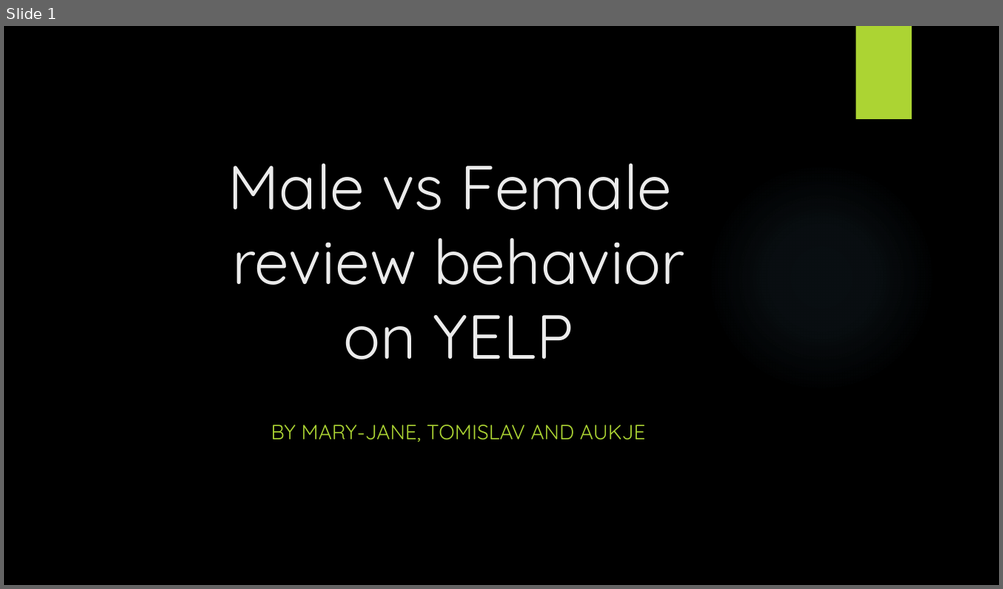
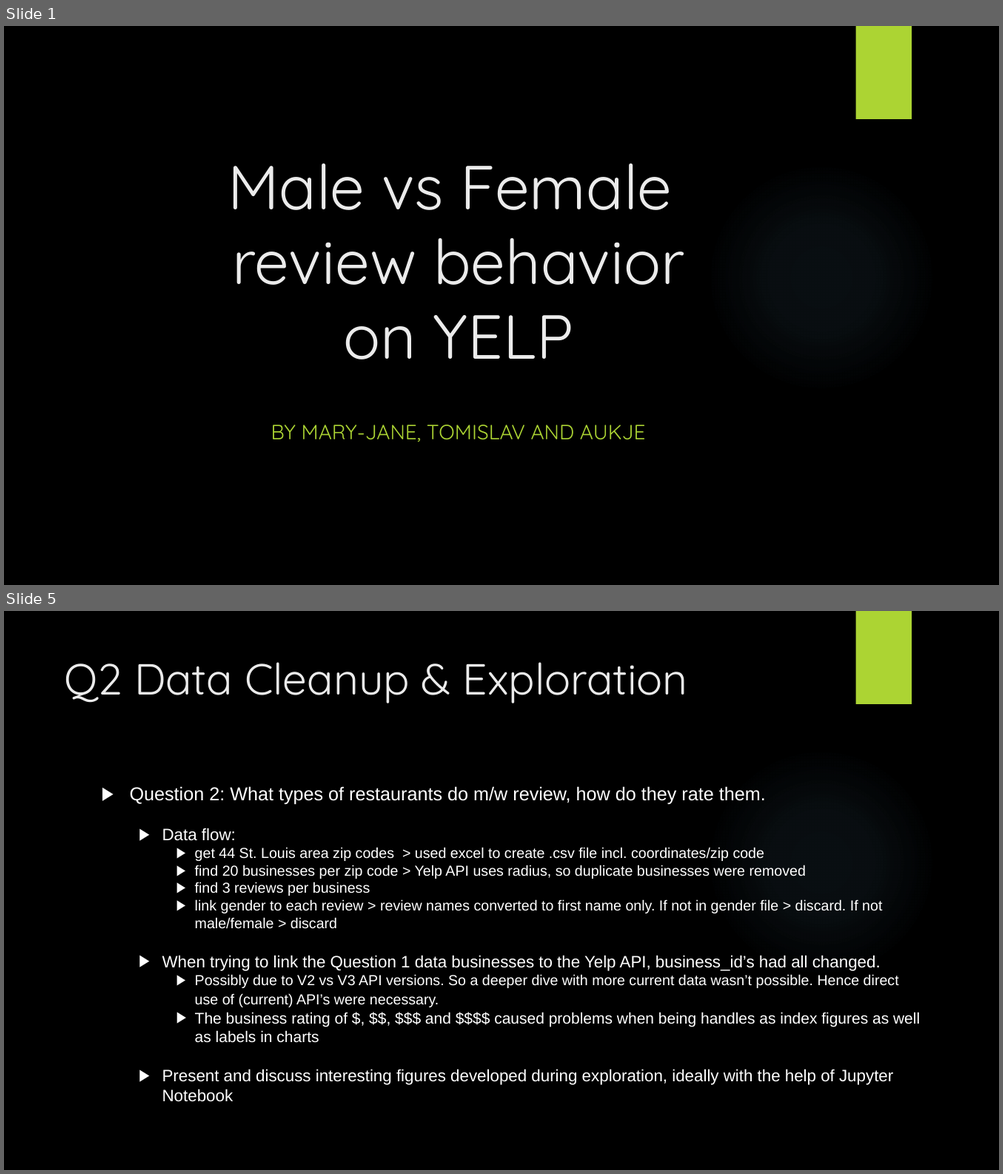
Before and after one commit to DutchDS/Project-1, a slide deck: Presentation.pptx. Shown one above the other, each under a label of ours: slide 1 before the commit, slides 1 and 5 after it; the slides between them are not shown. The pictures are 1003x589 and 1003x1174 pixels, drawn with LibreOffice and Linux fonts; fonts in the diff are those of the drawing; background and template pictures are left out. Boxes give left, top, right and bottom in pixels: in the first picture for what was removed or moved away, otherwise in the second. Text is boxed around its words. In the diff, an @@ line names an element or a change of style, - is before the commit and + after.

```diff
--- a/Presentation.pptx
+++ b/Presentation.pptx
@@ slide 5 added at (4, 611, 999, 1170), background picture (left out); not listed: 2 template elements that a slide beside it also shows @@
@@ title added at (64, 662, 688, 703), 42 pt, text #EBEBEB @@
+Q2 Data Cleanup & Exploration
@@ text added at (130, 786, 919, 1102), 14 pt, text #FFFFFF @@
+▶ Question 2: What types of restaurants do m/w review, how do they rate them.
+  ▶ Data flow:
+    ▶ get 44 St. Louis area zip codes > used excel to create .csv file incl. coordinates/zip code
+    ▶ find 20 businesses per zip code > Yelp API uses radius, so duplicate businesses were removed
+    ▶ find 3 reviews per business
+    ▶ link gender to each review > review names converted to first name only. If not in gender file > discard. If not male/female > discard
+  ▶ When trying to link the Question 1 data businesses to the Yelp API, business_id’s had all changed.
+    ▶ Possibly due to V2 vs V3 API versions. So a deeper dive with more current data wasn’t possible. Hence direct use of (current) API’s were necessary.
+    ▶ The business rating of $, $$, $$$ and $$$$ caused problems when being handles as index figures as well as labels in charts
+  ▶ Present and discuss interesting figures developed during exploration, ideally with the help of Jupyter Notebook
```
Also in this commit, not shown: 1 slide changed, 5 other slides added, 2 slides removed.
